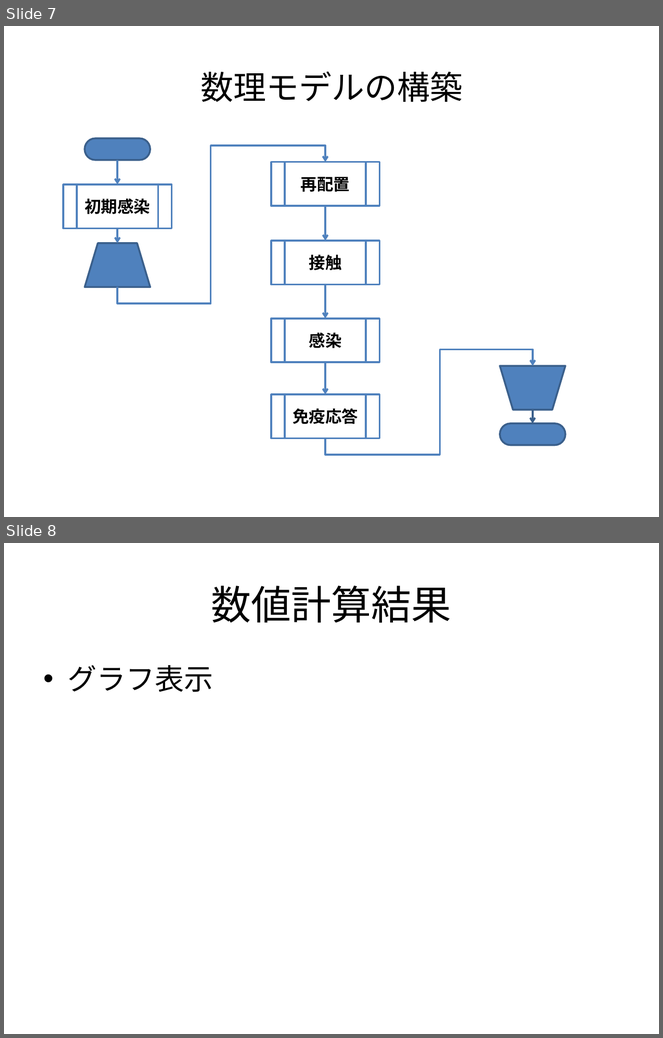
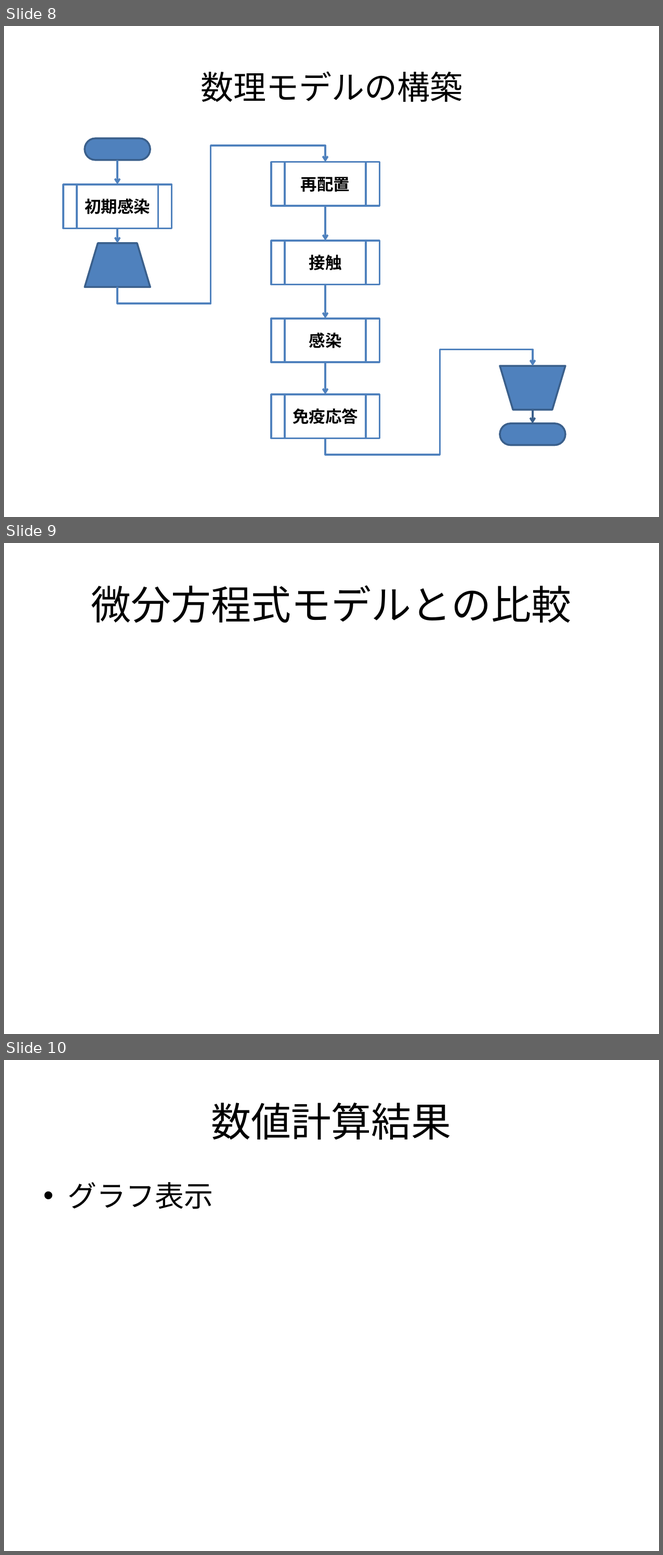
Before and after one commit to nkud/Research-BB, a slide deck: ppt/卒業研究.pptx. Shown one above the other, each under a label of ours: slides 7 and 8 before the commit, slides 8, 9 and 10 after it. The pictures are 663x1038 and 663x1555 pixels, drawn with LibreOffice and Linux fonts; fonts in the diff are those of the drawing. Boxes give left, top, right and bottom in pixels: in the first picture for what was removed or moved away, otherwise in the second. Text is boxed around its words. In the diff, an @@ line names an element or a change of style, - is before the commit and + after.

```diff
--- a/ppt/卒業研究.pptx
+++ b/ppt/卒業研究.pptx
@@ slide 9 added at (4, 543, 659, 1034), background #FFFFFF @@
@@ title added at (91, 585, 571, 623), 44 pt, text #000000 @@
+微分方程式モデルとの比較
@@ what was slide 7 is now slide 8 @@
@@ what was slide 8 is now slide 10 @@
```
Also in this commit, not shown: 3 slides changed, 1 other slide added.
